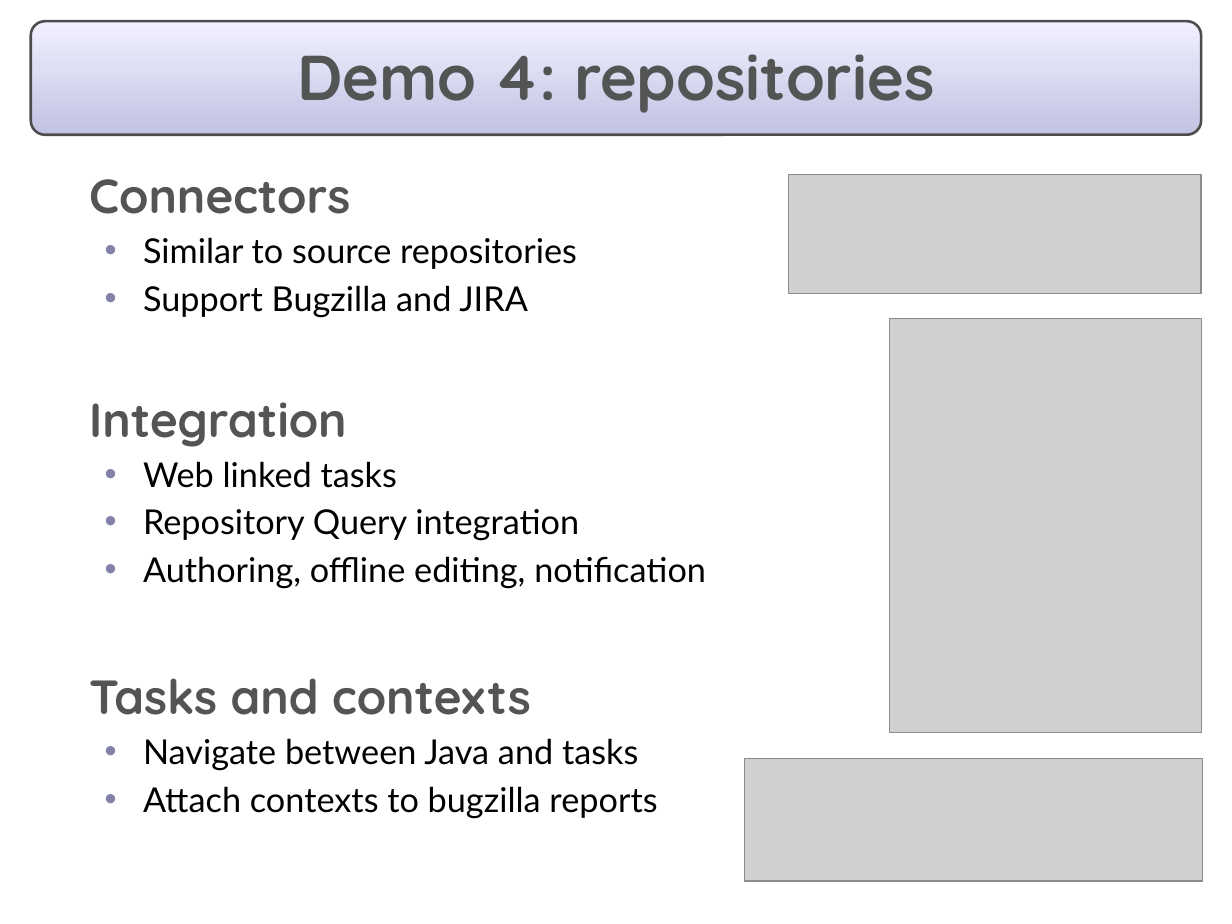
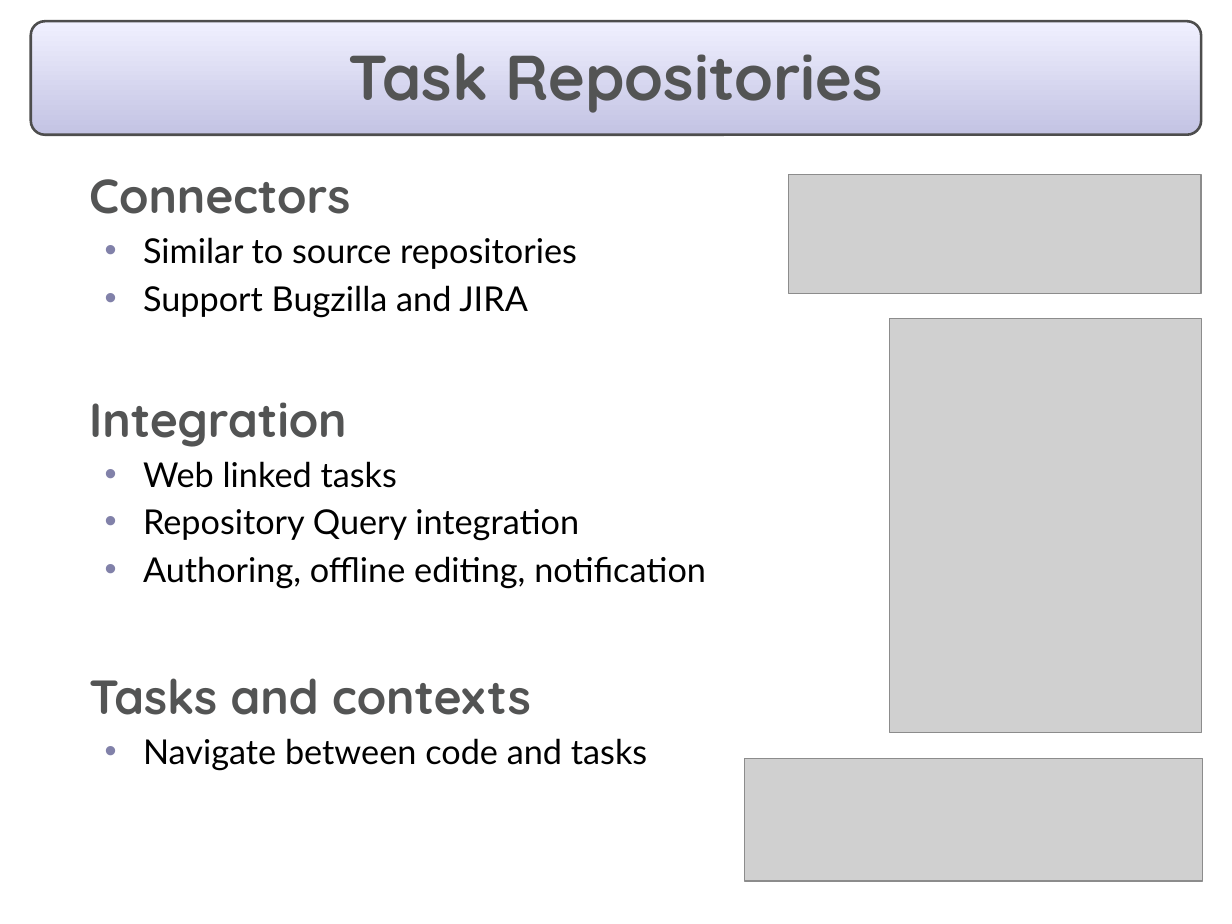
Before and after one commit to eclipse-mylyn/mylyn-website, a slide deck: slide 10 of publications/2006-03-mylar-eclipsecon-2.ppt (slide 11 before the commit). Drawn at 1232x924 pixels with LibreOffice and Linux fonts; fonts in the diff are those of the drawing; grey boxes stand for pictures. Boxes give left, top, right and bottom in pixels: in the first picture for what was removed or moved away, otherwise in the second. Text is boxed around its words. In the diff, an @@ line names an element or a change of style, - is before the commit and + after.

```diff
--- a/publications/2006-03-mylar-eclipsecon-2.ppt
+++ b/publications/2006-03-mylar-eclipsecon-2.ppt
@@ title at (349, 53, 883, 113): text changed @@
-Demo 4: repositories
+Task Repositories
@@ text at (143, 738, 647, 771): text changed @@
-  • Navigate between Java and tasks
-  • Attach contexts to bugzilla reports
+  • Navigate between code and tasks
```
Also in this commit, not shown: 12 other slides changed, 3 slides added, 5 slides removed.
